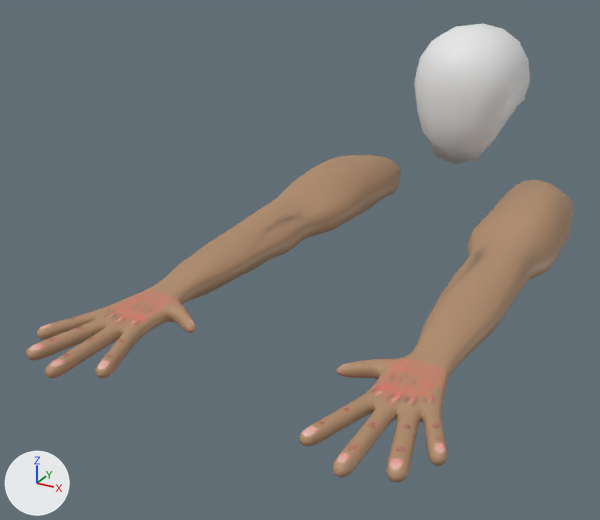
Two versions of the Blender file Assets/Models/CartoonyGun.blend, one commit apart.
Before and after are seen from a 50 mm camera at (0.651, -2.106, 0.444) aimed at (-0.118, -0.708, -0.255). Every picture has the same lights, and +X, +Y and +Z are marked at lower left.
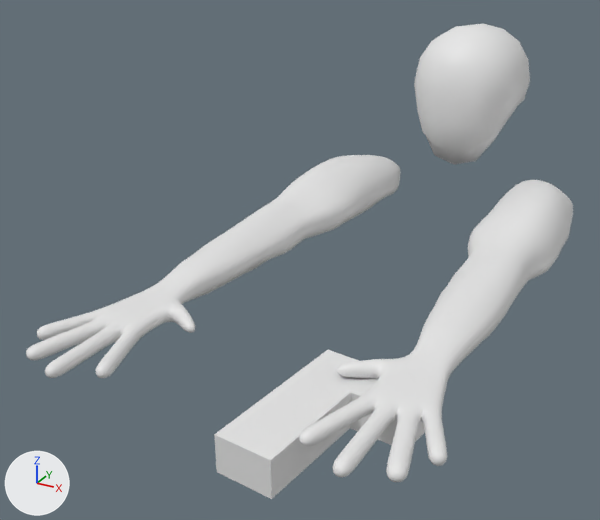
Location of each change, (x1, y1, x2, y2) in pixels of the pictures (600 x 520 px):
```json
{"object": "Cube.009", "change": "recoloured", "before": [299, 180, 573, 482], "after": [299, 180, 573, 482], "on screen": "brown to white"}
{"object": "Cube.005", "change": "recoloured", "before": [26, 155, 401, 378], "after": [26, 155, 401, 378], "on screen": "beige to white"}
{"object": "Pistol", "change": "added", "after": [214, 350, 425, 499]}
```

Scene script edits in JSON lines:
```json
{"op": "add", "block": "mat_material", "code": ["mat_material = principled_material('Material')", "mat_material.base_color = (0.8, 0.8, 0.8)  # white #e7e7e7", "mat_material.roughness = 0.4"]}
{"block": "me_cube_005", "where": "me_cube_005.from_pydata(...)  # 2658 vertices, 2656 faces; spans x -0.96..1.26, y -2.52..9.39, z -0.58..0.77"}
{"op": "remove", "block": "me_cube_005", "code": "me_cube_005.materials.append(mat_arm)  # picture img_armstex"}
{"block": "me_cube_009", "where": "me_cube_009.from_pydata(...)  # 2658 vertices, 2656 faces; spans x -0.96..1.26, y -2.52..9.39, z -0.58..0.77"}
{"op": "remove", "block": "me_cube_009", "code": "me_cube_009.materials.append(mat_arm)  # picture img_armstex"}
{"op": "add", "block": "me_cube_001", "code": ["me_cube_001 = bpy.data.meshes.new('Cube.001')", "me_cube_001.from_pydata([(0.034, 0.037, 0.156), (0.034, 0.037, -0.052), (0.034, -0.052, 0.156), (0.034, -0.052, -0.052), (-0.034, 0.037, 0.156), (-0.034, 0.037, -0.052), (-0.034, -0.052, 0.156), (-0.034, -0.052, -0.052), (0.034, 0.037, 0.052), (-0.034, -0.052, 0.052), (0.034, -0.052, 0.052), (-0.034, 0.037, 0.052), (-0.034, -0.259, 0.052), (-0.034, -0.259, 0.156), (0.034, -0.259, 0.156), (0.034, -0.259, 0.052)], [], [(0, 4, 6, 2), (9, 6, 4, 11), (5, 1, 3, 7), (8, 0, 2, 10), (11, 4, 0, 8), (5, 11, 8, 1), (1, 8, 10, 3), (7, 9, 11, 5), (3, 10, 9, 7), (15, 14, 13, 12), (6, 9, 12, 13), (10, 2, 14, 15), (9, 10, 15, 12), (2, 6, 13, 14)])", "me_cube_001.materials.append(mat_material)  # white #e7e7e7"]}
{"op": "add", "block": "ob_pistol", "code": ["ob_pistol = bpy.data.objects.new('Pistol', me_cube_001)", "ob_pistol.location = (0.238, -1.039, -0.309)", "ob_pistol.rotation_euler = (1.438, -1.554, -1.559)  # degrees (82, -89, -89)"]}
```
